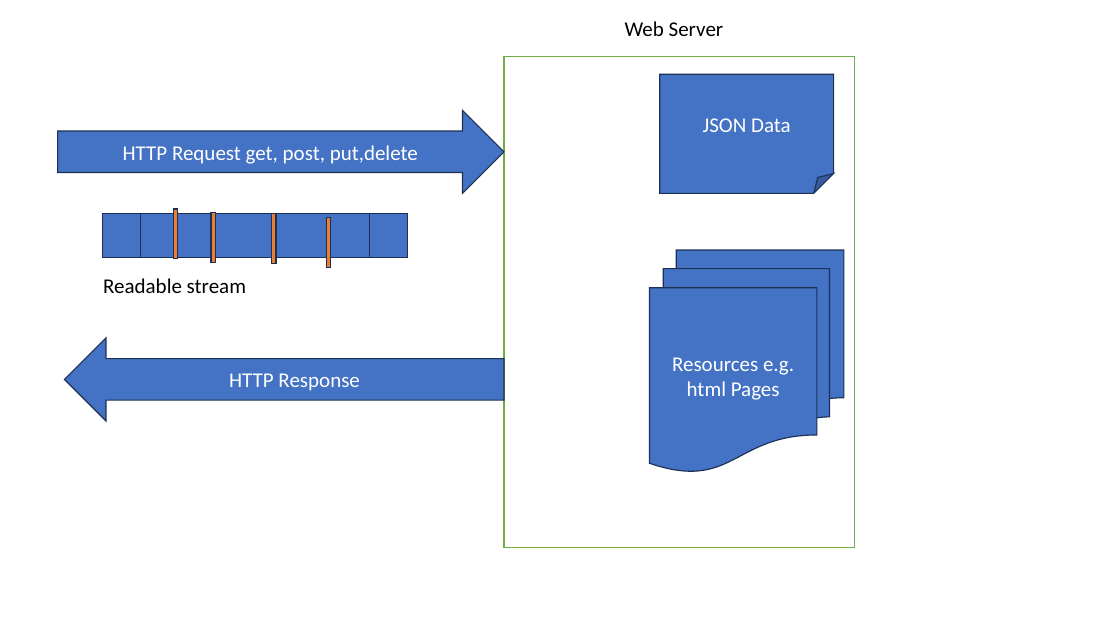
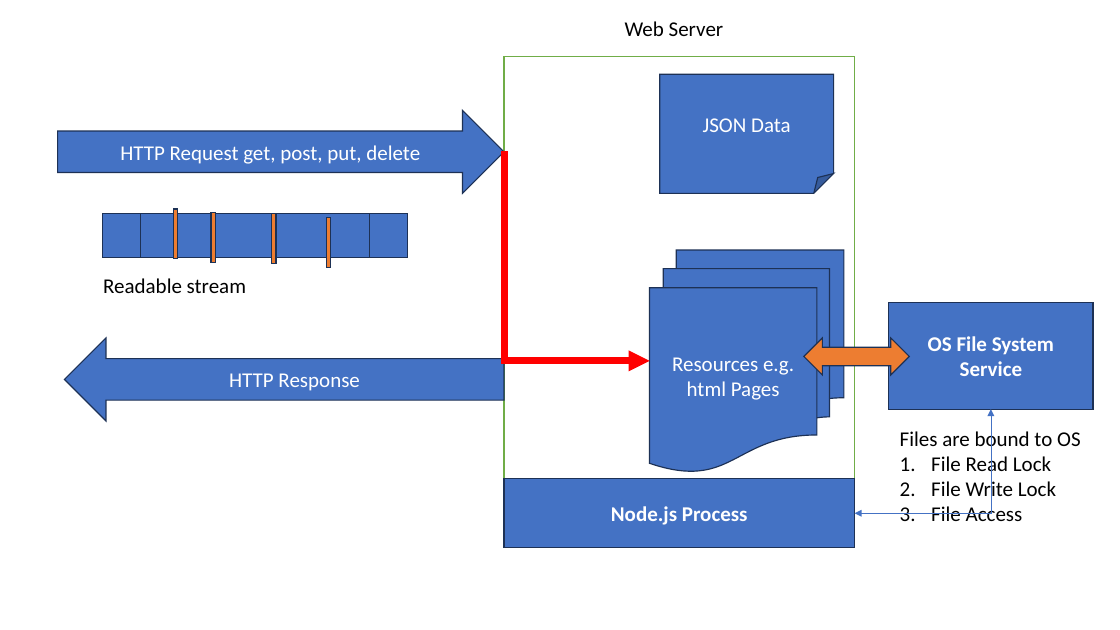
Before and after one commit to maheshsabnis/ugam, a slide deck: slide 26 of Training_Presentetions.pptx. Drawn at 1120x630 pixels with LibreOffice and Linux fonts; fonts in the diff are those of the drawing. Boxes give left, top, right and bottom in pixels: in the first picture for what was removed or moved away, otherwise in the second. Text is boxed around its words. In the diff, an @@ line names an element or a change of style, - is before the commit and + after.

```diff
--- a/Training_Presentetions.pptx
+++ b/Training_Presentetions.pptx
@@ text in right arrow at [120,145,420,164]: spaces changed @@
-HTTP Request get, post, put,delete
+HTTP Request get, post, put, delete
@@ elbow arrow added from (504, 151) to (649, 361), #FF0000 6 pt @@
@@ rectangle added at [889,302,1093,409], fill #4472C4, outline #1E3256 1 pt, 18 pt, text #FFFFFF, bold @@
+OS File System Service
@@ left right arrow added at [804,338,910,375], fill #ED7D31, outline #1E3256 1 pt @@
@@ elbow double arrow added from (854, 513) to (991, 409), #4472C4 0.5 pt @@
@@ text added at [900,428,1081,521], 18 pt, text #000000 @@
+Files are bound to OS
+1. File Read Lock
+2. File Write Lock
+3. File Access
@@ rectangle added at [504,479,854,549], fill #4472C4, outline #1E3256 1 pt, 18 pt, text #FFFFFF, bold @@
+Node.js Process
```
Also in this commit, not shown: 1 slide added, 15 other files.
